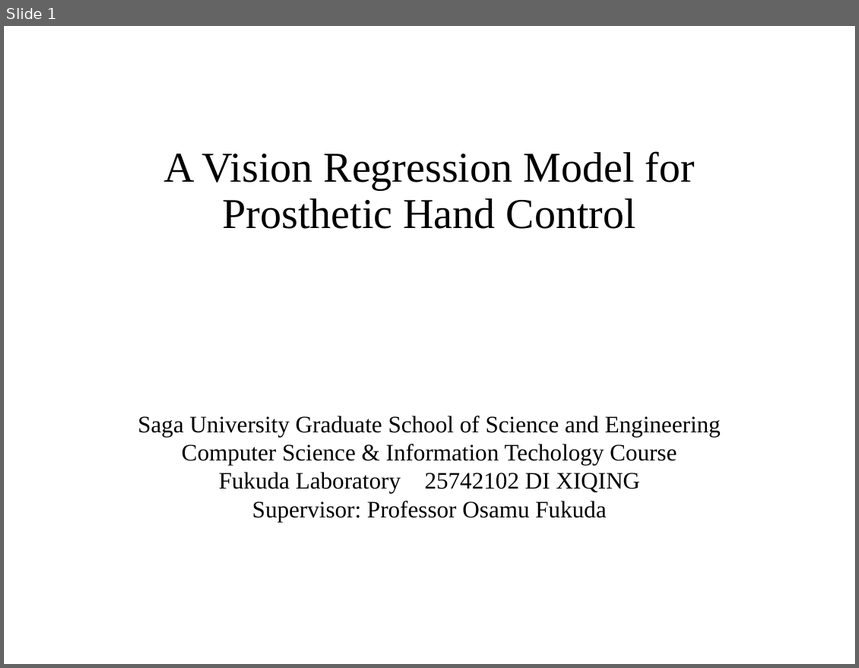
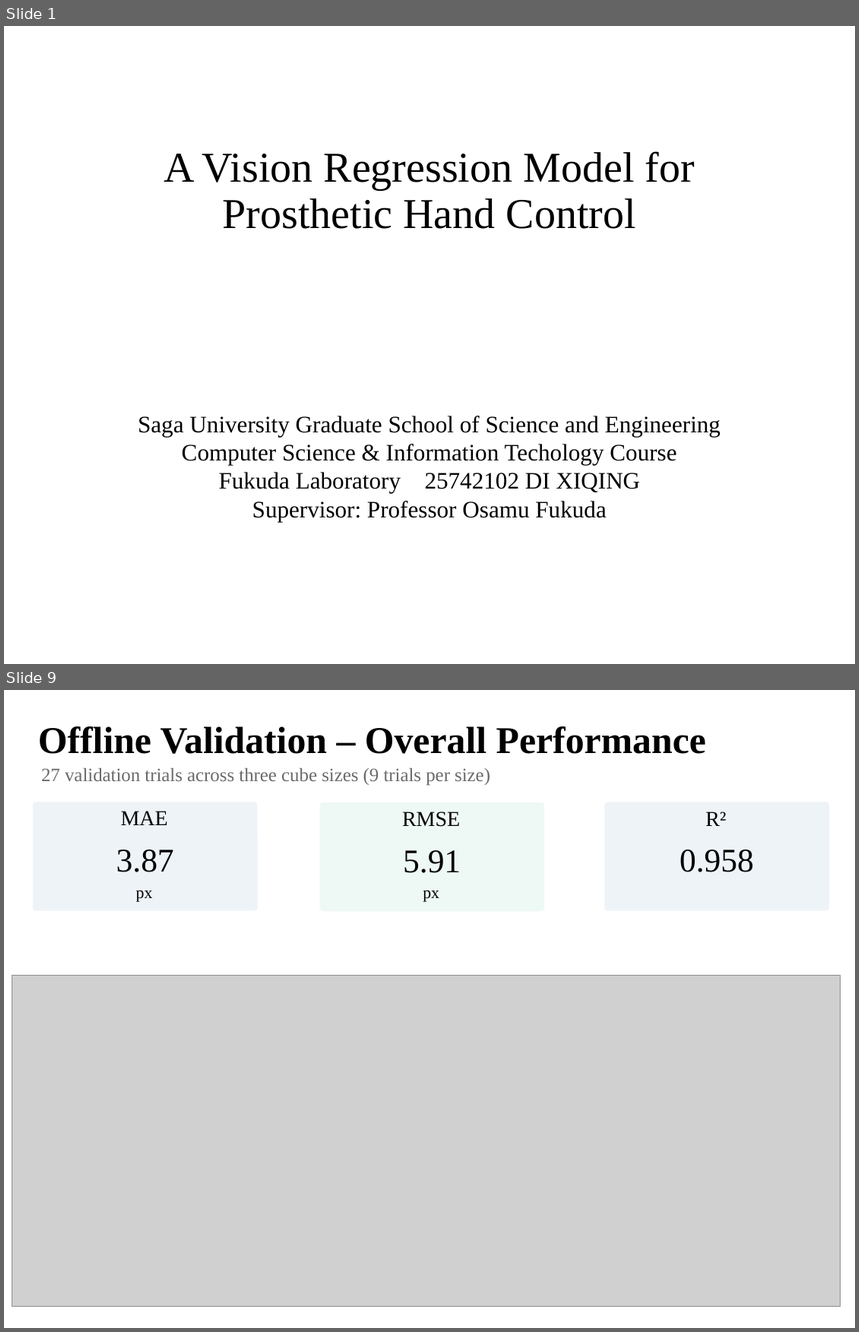
Before and after one commit to DiXiQing/Multimodal_Imitation_Learning, a slide deck: Zemi/2026-10-28-Di.pptx. Shown one above the other, each under a label of ours: slide 1 before the commit, slides 1 and 9 after it; the slides between them are not shown. The pictures are 859x668 and 859x1332 pixels, drawn with LibreOffice and Linux fonts; fonts in the diff are those of the drawing; grey boxes stand for pictures. Boxes give left, top, right and bottom in pixels: in the first picture for what was removed or moved away, otherwise in the second. Text is boxed around its words. In the diff, an @@ line names an element or a change of style, - is before the commit and + after.

```diff
--- a/Zemi/2026-10-28-Di.pptx
+++ b/Zemi/2026-10-28-Di.pptx
@@ slide 9 added at bbox=[4, 690, 855, 1328], background #FFFFFF @@
@@ text added at bbox=[38, 726, 706, 754], 32 pt, text #000000, bold @@
+Offline Validation – Overall Performance
@@ text added at bbox=[41, 768, 490, 786], 16 pt, text #6A6A6A @@
+27 validation trials across three cube sizes (9 trials per size)
@@ rounded rectangle added at bbox=[605, 802, 829, 911], fill #EEF3F8 @@
@@ text added at bbox=[705, 812, 726, 826], 18 pt, text #000000 @@
+R²
@@ text added at bbox=[680, 850, 754, 872], 28 pt, text #000000 @@
+0.958
@@ group added at bbox=[33, 802, 258, 911]: 3 texts, 1 rounded rectangle @@
+MAE
+3.87
+px
@@ group added at bbox=[320, 802, 544, 911]: 3 texts, 1 rounded rectangle @@
+RMSE
+5.91
+px
@@ picture added at bbox=[12, 976, 841, 1307] @@
```
Also in this commit, not shown: 4 slides changed, 8 other slides added, 12 slides removed, 49 other files.
